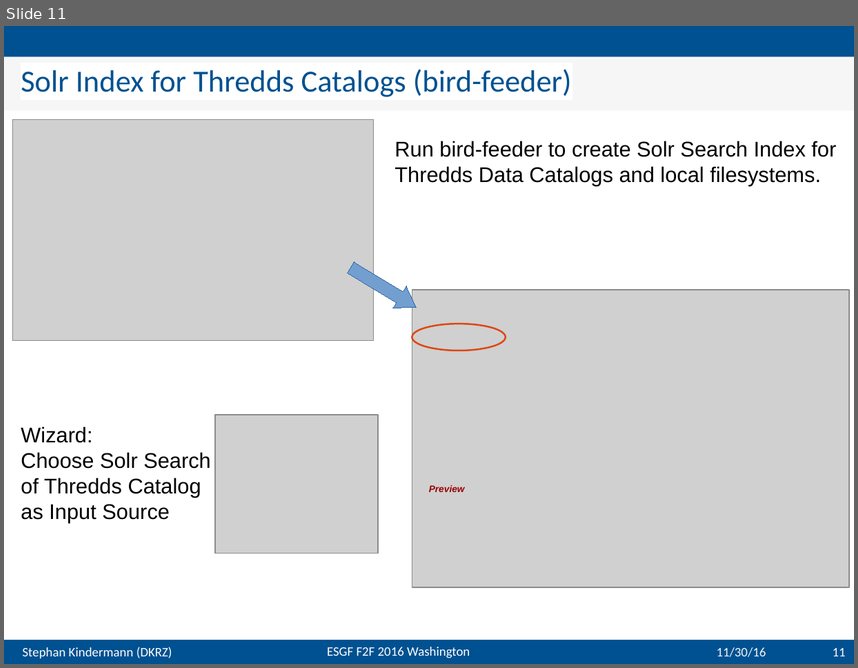
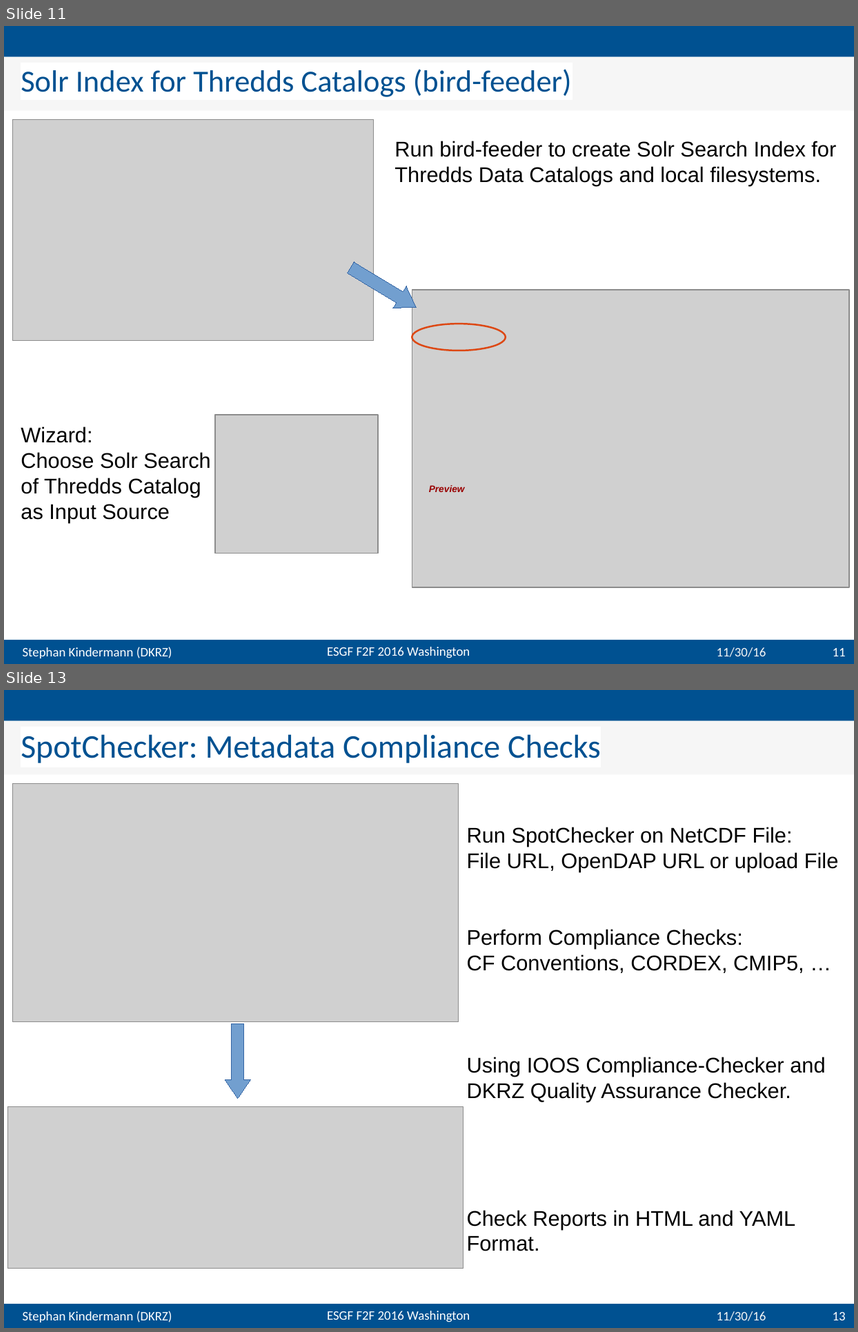
Before and after one commit to bird-house/birdhouse-docs, a slide deck: slides/birdhouse-esgf-f2f-2016/birdhouse-esgf-f2f-2016_dkrz.odp. Shown one above the other, each under a label of ours: slide 11 before the commit, slides 11 and 13 after it; the slides between them are not shown. The pictures are 858x668 and 858x1332 pixels, drawn with LibreOffice and Linux fonts; fonts in the diff are those of the drawing; grey boxes stand for pictures; background and template pictures are left out. Boxes give left, top, right and bottom in pixels: in the first picture for what was removed or moved away, otherwise in the second. Text is boxed around its words. In the diff, an @@ line names an element or a change of style, - is before the commit and + after.

```diff
--- a/slides/birdhouse-esgf-f2f-2016/birdhouse-esgf-f2f-2016_dkrz.odp
+++ b/slides/birdhouse-esgf-f2f-2016/birdhouse-esgf-f2f-2016_dkrz.odp
@@ slide 13 added at [4, 690, 854, 1328], background #FFFFFF; not listed: 4 template elements that a slide beside it also shows @@
@@ title added at [4, 720, 854, 774], fill #F6F6F6, 28 pt, text #005191 @@
+SpotChecker: Metadata Compliance Checks
@@ picture added at [12, 784, 458, 1021] @@
@@ text added at [467, 827, 839, 1229], 18 pt, text #000000 @@
+Run SpotChecker on NetCDF File:
+File URL, OpenDAP URL or upload File
+Perform Compliance Checks:
+CF Conventions, CORDEX, CMIP5, …
+Using IOOS Compliance-Checker and DKRZ Quality Assurance Checker.
+Check Reports in HTML and YAML Format.
@@ down arrow added at [225, 1023, 250, 1098], fill #729FCF, outline #3465A4 0 pt @@
@@ picture added at [7, 1107, 463, 1268] @@
@@ text added at [717, 1311, 766, 1321], 11 pt, text #F6F6F6 @@
+11/30/16
@@ page number added at [833, 1312, 846, 1320], 11 pt, text #FFFFFF @@
+13
```
Also in this commit, not shown: 9 other slides added, 2 slides removed.
